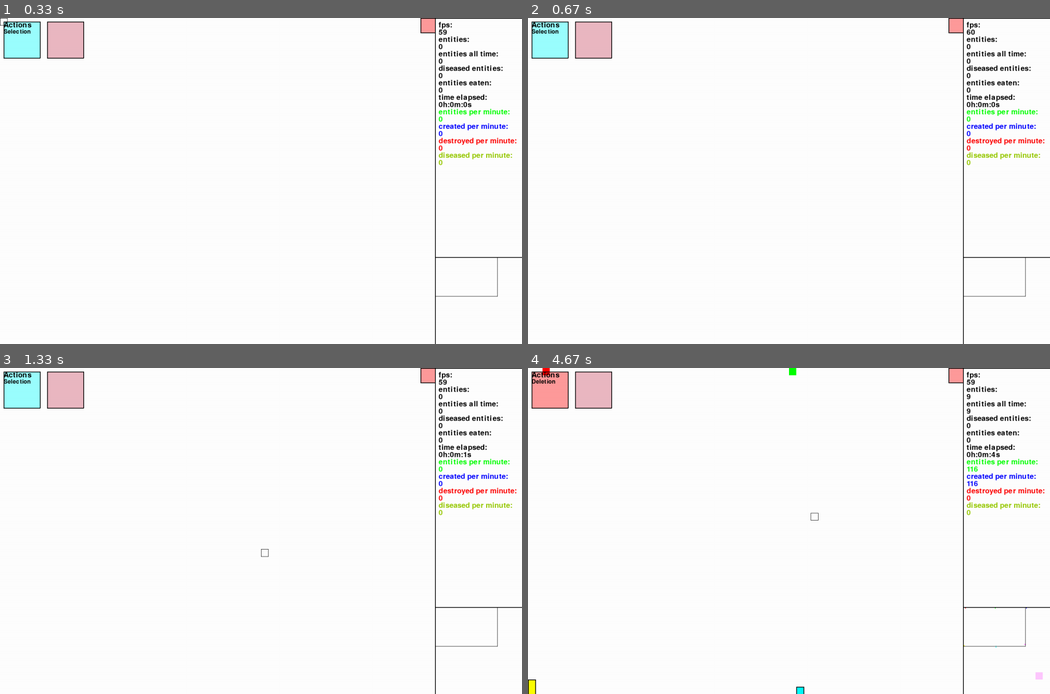
Above: before the commit, frames 1-4 (two rows, left to right).
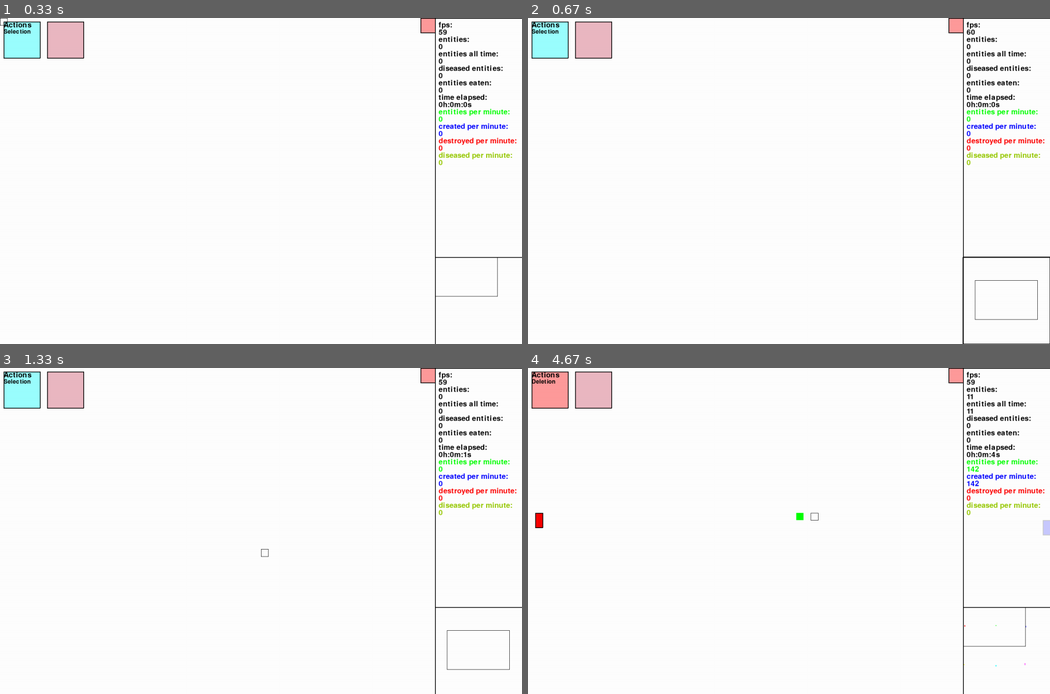
Above: after the commit, the same moments.

Repository: sbwhitt/pygame-life-simulation
Game: pygame game, started from main.py
Same seed, same stepped clock (60 frames per second), same inputs: the game is played once before the commit and once after it.
Inputs (mouse positions are in pixels of both pictures, inside the frame that each line leads up to):
- Up to frame 1 (0.33 s): no input
- Up to frame 2 (0.67 s): click (1008, 301) at 0.38 s
- Up to frame 3 (1.33 s): click (266, 553) at 0.72 s; tap Enter at 1 s
- Up to frame 4 (4.67 s): click (982, 645) at 1.38 s; click "Actions" at 1.72 s; click "Deletion" at 2.05 s; tap E at 2.33 s; click (715, 462) at 2.72 s; click (971, 615) at 3.05 s; click (950, 524) at 3.38 s; click (898, 472) at 3.72 s; click (637, 469) at 4.05 s; click (809, 517) at 4.38 s

Frame 1 is identical in both runs. In frame 2, 0.3% of the frame differs, in the area x 83-100%, y 73-100%; in frame 3, 0.2%; in frame 4, 0.5%, in the area x 0-100%, y 0-100%.

Commit message:
add minimap click to move window

Diff:
--- a/src/interface/interface_element.py
+++ b/src/interface/interface_element.py
@@ -35,8 +35,14 @@
                           utils.get_rect_outline(self.rect),
                           self.style.BORDER_WIDTH)
 
+    def handle_click(self) -> None:
+        if self.hovering():
+            pass
+
     def hovering(self) -> bool:
         return utils.within_rect(pygame.mouse.get_pos(), self.rect)
+
+    # helpers
 
     def _build_rect(self) -> pygame.Rect:
         return pygame.rect.Rect(self.pos[0],
--- a/src/interface/mini_map.py
+++ b/src/interface/mini_map.py
@@ -37,9 +37,19 @@
 
     def render(self, screen: pygame.display, entities: list[Entity]) -> None:
         # self.render_transparent(screen)
+        if self.hovering():
+            self.style.BORDER_WIDTH = 3
+        else:
+            self.style.BORDER_WIDTH = 2
         self.render_border(screen)
         self._render_small_entities(screen, entities)
         self._render_cursor(screen)
+
+    def handle_click(self, pos: tuple) -> None:
+        new_off = self._calculate_window_offset(pos)
+        self.window.set_offset(new_off)
+
+    # helpers
 
     def _render_cursor(self, screen: pygame.display) -> None:
         offset_x_adj = int(self.window.offset[0] * self.map_ratio)
@@ -64,3 +74,8 @@
             else:
                 pygame.draw.rect(screen, e.dna.color,
                                  copy, border_radius=0)
+
+    def _calculate_window_offset(self, pos: tuple) -> tuple:
+        p = utils.subtract_twoples(pos, self.pos)
+        pos_adj = (int(p[0]/self.map_ratio), int(p[1]/self.map_ratio))
+        return utils.subtract_twoples(pos_adj, (int(self.window.width/2), int(self.window.height/2)))
--- a/src/interface/side_panel.py
+++ b/src/interface/side_panel.py
@@ -56,6 +56,9 @@
         if self.panel_button.hovering():
             if button == settings.LEFT_CLICK:
                 self.toggle_panel()
+        elif self.minimap.hovering():
+            if button == settings.LEFT_CLICK:
+                self.minimap.handle_click(pygame.mouse.get_pos())
 
     def toggle_panel(self) -> None:
         self.panel_open = not self.panel_open
--- a/src/interface/window.py
+++ b/src/interface/window.py
@@ -25,3 +25,23 @@
             point[0] < self.width + self.offset[0] and
             point[1] >= self.offset[1] and
             point[1] < self.height + self.offset[1])
+
+    def set_offset(self, pos: tuple) -> None:
+        new_x, new_y = self.offset[0], self.offset[1]
+        if pos[0] >= 0 and pos[0]+self.width <= settings.WORLD_SIZE:
+            new_x = pos[0]
+        elif pos[0]+self.width > settings.WORLD_SIZE:
+            new_x = settings.WORLD_SIZE-self.width
+        elif pos[0] < 0:
+            new_x = 0
+
+        if pos[1] >= 0 and pos[1]+self.height <= settings.WORLD_SIZE:
+            new_y = pos[1]
+        elif pos[1]+self.height > settings.WORLD_SIZE:
+            new_y = settings.WORLD_SIZE-self.height
+        elif pos[1] < 0:
+            new_y = 0
+
+        # correcting new offset tuple to be aligned with entity grid
+        corrected = utils.subtract_twoples((new_x, new_y), (new_x % settings.ENT_WIDTH, new_y % settings.ENT_WIDTH))
+        self.offset = corrected
